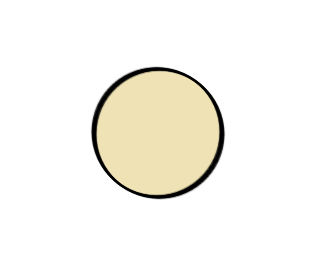
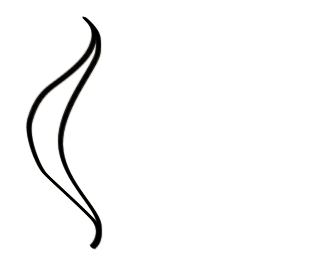
Layers edited between the first and the second 332 × 269 image:
hid "Layer 3" over (x1=90, y1=66, x2=226, y2=200)
hid "Layer 4" over (x1=93, y1=68, x2=222, y2=197)
added layer "menuBackground copy 2" (multiply) above "Layer 1" over (x1=25, y1=16, x2=103, y2=250)
showed "Layer 1" over (x1=25, y1=16, x2=103, y2=250)
